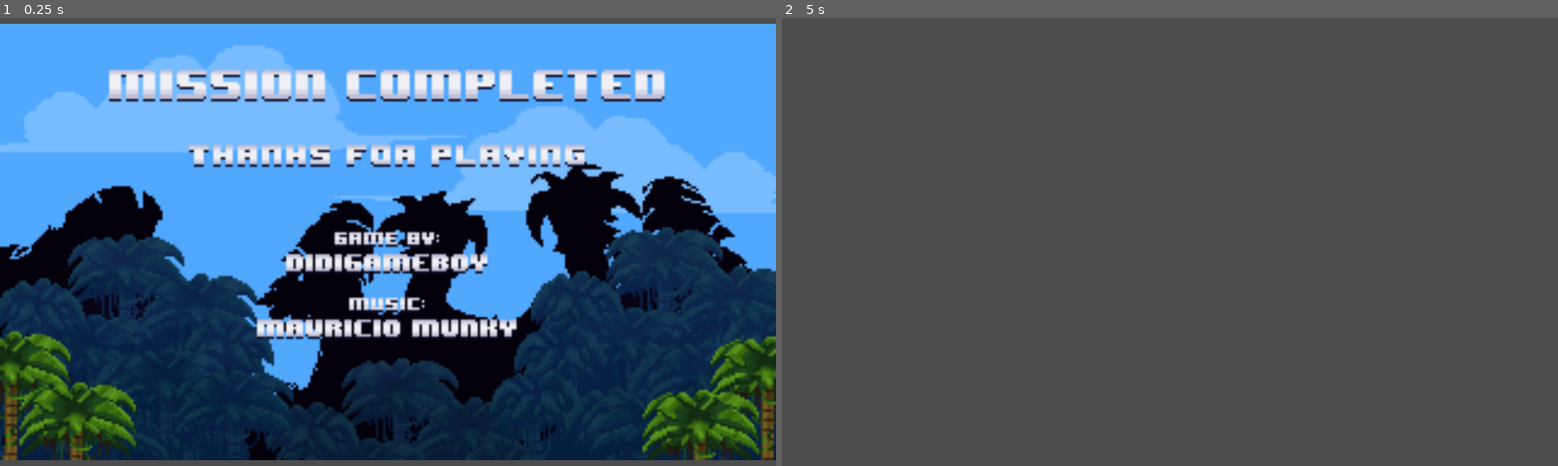
Above: before the commit, frames 1-2 (left to right).
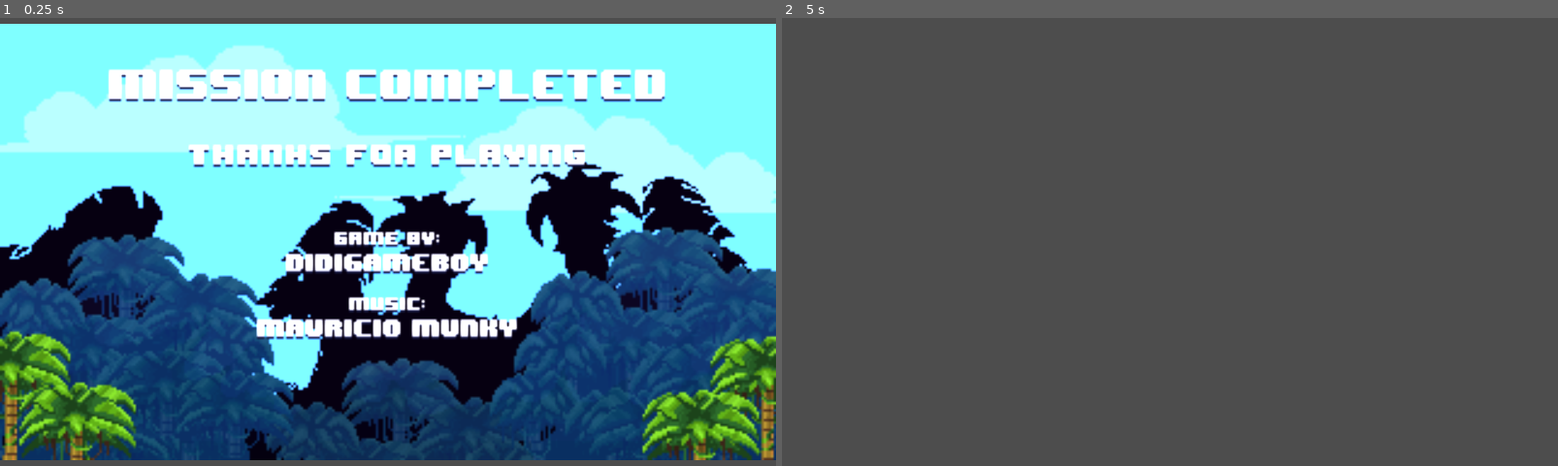
Above: after the commit, the same moments.

Repository: YugeCse/first-blood
Game: Godot game, scene res://scenes/tscns/splash_scene.tscn
The game is run twice, just before and just after one commit, with the same random seed, the same clock (stepped at 60 frames per second) and the same inputs.
Inputs:
- Up to frame 1 (0.25 s): no input
- Up to frame 2 (5 s): tap Enter at 0.5, 2, 3.5 s; hold Up (ui_up) 0.53-1.28 s; hold Right (ui_right) 0.53-2.03 s; tap Space at 1.25, 2.75, 4.25 s; tap Up (ui_up) at 1.35, 1.52, 1.82, 2.85, 3.02, 3.32, 4.35, 4.52, 4.82 s; hold Left (ui_left) 2.03-2.78 s; hold Up (ui_up) 2.03-2.78 s; hold Right (ui_right) 2.78-4.28 s; hold Up (ui_up) 3.53-4.28 s; hold Left (ui_left) from 4.28 s (still down)

The runs differ from the first frame. In frame 1, 83% of the frame differs, in the area x 0-100%, y 1-99%; in frame 2, nothing differs.

Commit message:
#更新细节

Diff:
--- a/project.godot
+++ b/project.godot
@@ -86,6 +86,7 @@
 
 [layer_names]
 
+2d_render/layer_1="sun_light"
 2d_physics/layer_1="player"
 2d_physics/layer_2="floor"
 2d_physics/layer_3="turret"
--- a/scenes/tscns/main_scene.tscn
+++ b/scenes/tscns/main_scene.tscn
@@ -2377,7 +2377,7 @@
 
 [node name="Turret" parent="Camera2D/EnemyContainer" instance=ExtResource("14_x4yan")]
 position = Vector2(207, 67)
-spy_radius = 120.0
+spy_radius = 130.0
 
 [node name="Turret2" parent="Camera2D/EnemyContainer" instance=ExtResource("14_x4yan")]
 position = Vector2(464, 138)
--- a/scenes/tscns/splash_scene.tscn
+++ b/scenes/tscns/splash_scene.tscn
@@ -51,3 +51,11 @@
 theme_override_styles/fill = SubResource("StyleBoxFlat_gyj6c")
 value = 50.0
 show_percentage = false
+
+[node name="DirectionalLight2D" type="DirectionalLight2D" parent="."]
+position = Vector2(-345, -690)
+color = Color(0.5132329, 0.5132329, 0.5132329, 1)
+energy = 1.1
+shadow_enabled = true
+shadow_color = Color(0.098098494, 0.098098524, 0.09809851, 0)
+shadow_filter = 1
--- a/sprites/scripts/player.gd
+++ b/sprites/scripts/player.gd
@@ -79,11 +79,7 @@
 	#endregion
 	#region 处理用户输入
 	var is_moving = false #是否正在移动
-	move_dir = Vector2(
-		Input.get_action_strength(&'ui_right') -\
-		Input.get_action_strength(&'ui_left'),
-		Input.get_action_strength(&'ui_down') -\
-		Input.get_action_strength(&'ui_up'))
+	move_dir = Input.get_vector(&'ui_left', &'ui_right', &'ui_up', &'ui_down')
 	if move_dir != Vector2.ZERO:
 		move_dir = move_dir.normalized()
 		if move_dir.x != 0:
